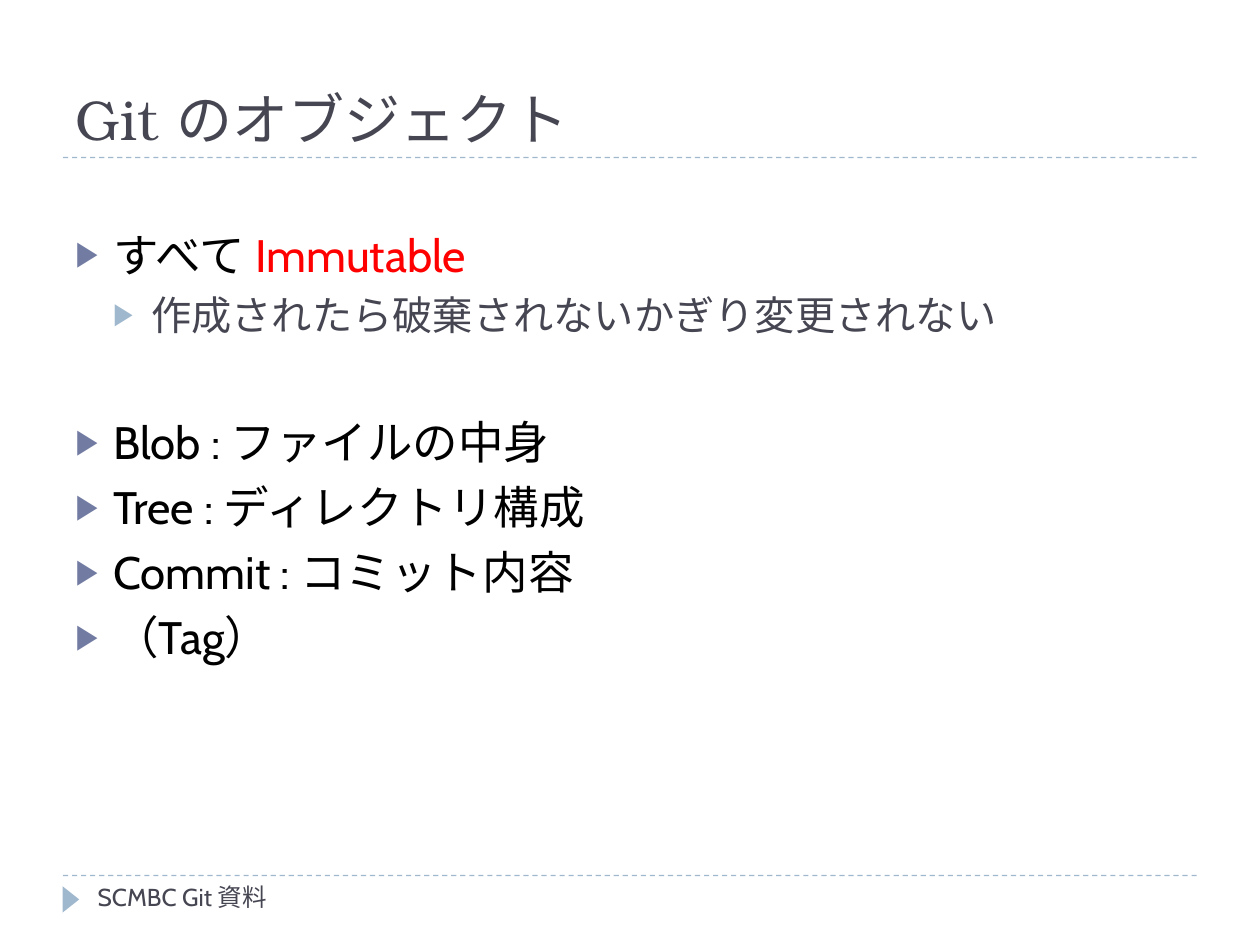
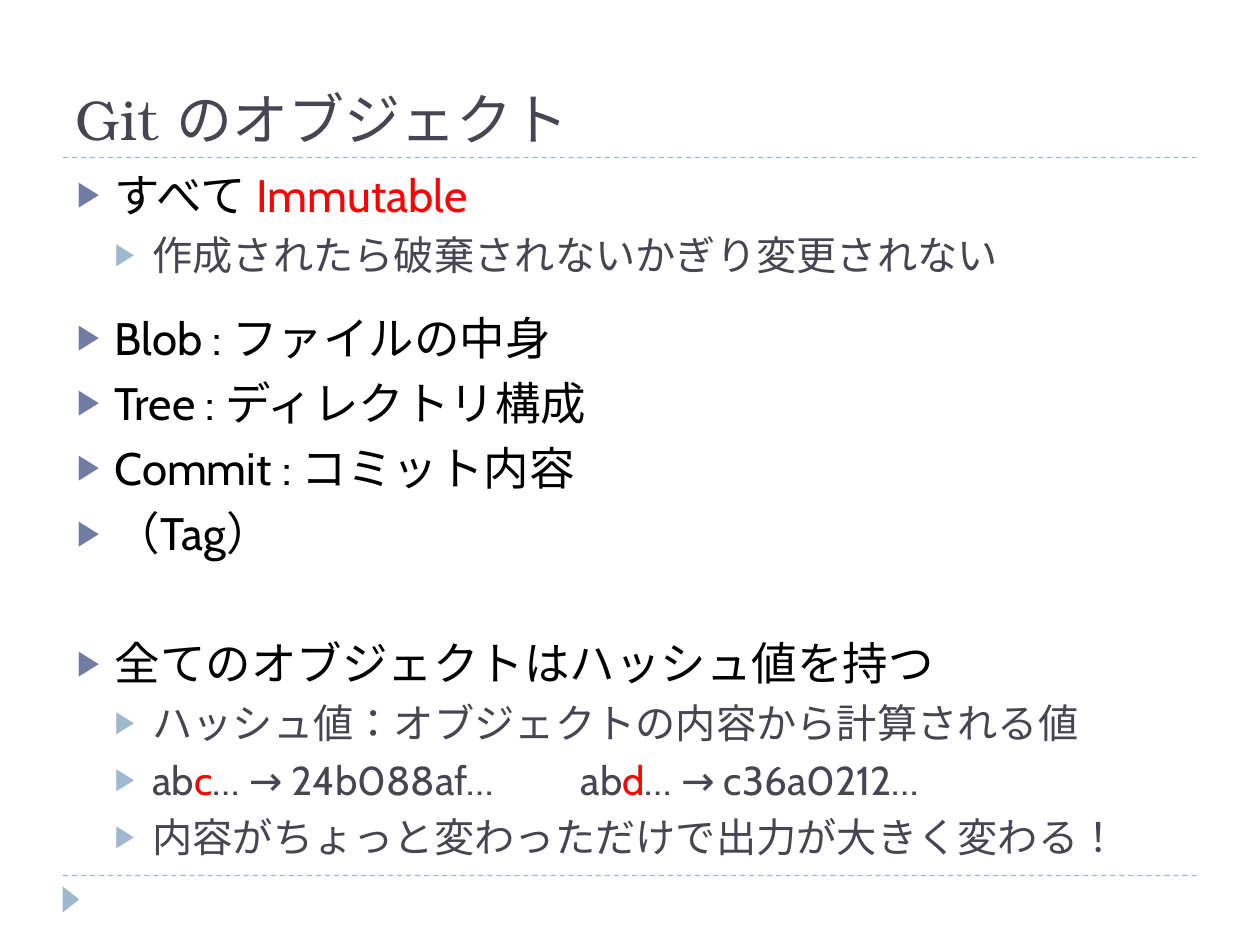
Before and after one commit to kyonmm/SCMBootCamp, a slide deck: slide 5 of git/presen/SCMBC_Git.pptx. Drawn at 1260x945 pixels with LibreOffice and Linux fonts; fonts in the diff are those of the drawing. Boxes give left, top, right and bottom in pixels: in the first picture for what was removed or moved away, otherwise in the second. Text is boxed around its words. In the diff, an @@ line names an element or a change of style, - is before the commit and + after.

Commit message:
Gitの資料を更新

```diff
--- a/git/presen/SCMBC_Git.pptx
+++ b/git/presen/SCMBC_Git.pptx
@@ text added at bbox=[115, 176, 997, 274], 23 pt, text #464653 @@
+▶ すべて Immutable
+  ▶ 作成されたら破棄されないかぎり変更されない
@@ text at bbox=[113, 236, 996, 334]: paragraphs removed @@
-▶ すべて Immutable
-  ▶ 作成されたら破棄されないかぎり変更されない
@@ text "Blob : ファイルの中身": place and size @@
-text "Blob : ファイルの中身" at bbox=[113, 236, 996, 666]
+text "Blob : ファイルの中身" at bbox=[115, 316, 1118, 856]
@@ text at bbox=[115, 641, 1118, 856]: paragraphs added @@
+▶ 全てのオブジェクトはハッシュ値を持つ
+  ▶ ハッシュ値：オブジェクトの内容から計算される値
+  ▶ abc… → 24b088af… abd… → c36a0212…
+  ▶ 内容がちょっと変わっただけで出力が大きく変わる！
@@ text removed at bbox=[98, 885, 267, 908] @@
-SCMBC Git 資料
```
Also in this commit, not shown: 32 other slides changed, 12 slides added, 9 slides removed.
